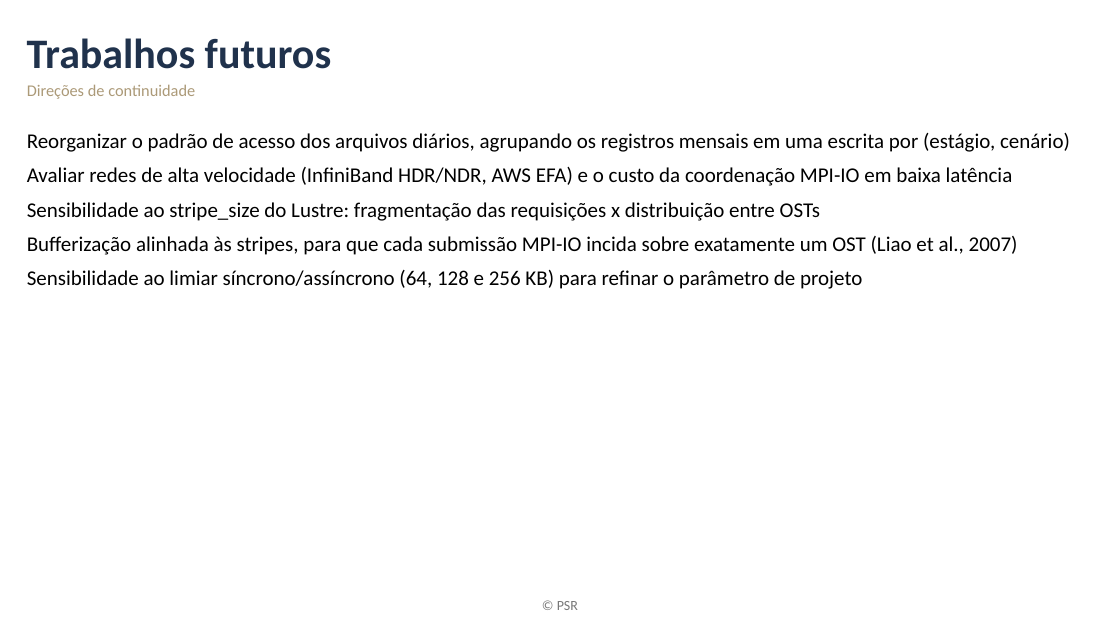
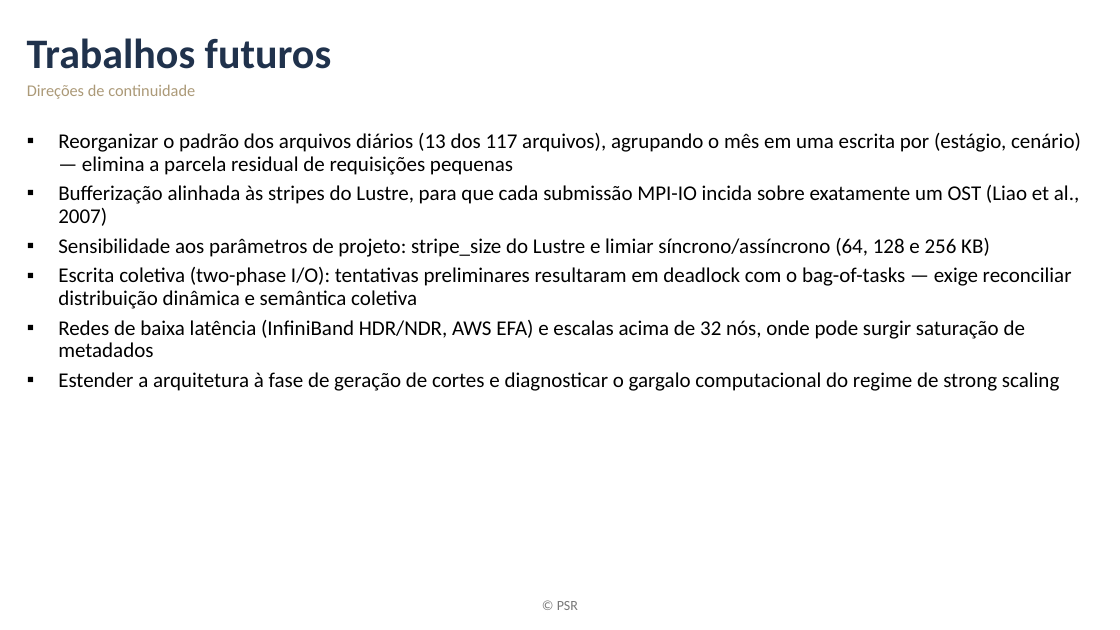
Before and after one commit to mbrcruz/SDDP-MPIO-Latex, a slide deck: slide 19 of Apresentacao/Apresentacao_esqueleto.pptx. Drawn at 1120x630 pixels with LibreOffice and Linux fonts; fonts in the diff are those of the drawing; background and template pictures are left out. Boxes give left, top, right and bottom in pixels: in the first picture for what was removed or moved away, otherwise in the second. Text is boxed around its words. In the diff, an @@ line names an element or a change of style, - is before the commit and + after.

```diff
--- a/Apresentacao/Apresentacao_esqueleto.pptx
+++ b/Apresentacao/Apresentacao_esqueleto.pptx
@@ text at bbox=[58, 133, 1081, 391]: text changed @@
-Reorganizar o padrão de acesso dos arquivos diários, agrupando os registros mensais em uma escrita por (estágio, cenário)
-Avaliar redes de alta velocidade (InfiniBand HDR/NDR, AWS EFA) e o custo da coordenação MPI-IO em baixa latência
-Sensibilidade ao stripe_size do Lustre: fragmentação das requisições x distribuição entre OSTs
-Bufferização alinhada às stripes, para que cada submissão MPI-IO incida sobre exatamente um OST (Liao et al., 2007)
-Sensibilidade ao limiar síncrono/assíncrono (64, 128 e 256 KB) para refinar o parâmetro de projeto
+▪ Reorganizar o padrão dos arquivos diários (13 dos 117 arquivos), agrupando o mês em uma escrita por (estágio, cenário) — elimina a parcela residual de requisições pequenas
+▪ Bufferização alinhada às stripes do Lustre, para que cada submissão MPI-IO incida sobre exatamente um OST (Liao et al., 2007)
+▪ Sensibilidade aos parâmetros de projeto: stripe_size do Lustre e limiar síncrono/assíncrono (64, 128 e 256 KB)
+▪ Escrita coletiva (two-phase I/O): tentativas preliminares resultaram em deadlock com o bag-of-tasks — exige reconciliar distribuição dinâmica e semântica coletiva
+▪ Redes de baixa latência (InfiniBand HDR/NDR, AWS EFA) e escalas acima de 32 nós, onde pode surgir saturação de metadados
+▪ Estender a arquitetura à fase de geração de cortes e diagnosticar o gargalo computacional do regime de strong scaling
```
Also in this commit, not shown: 2 other slides changed, 1 other file.
